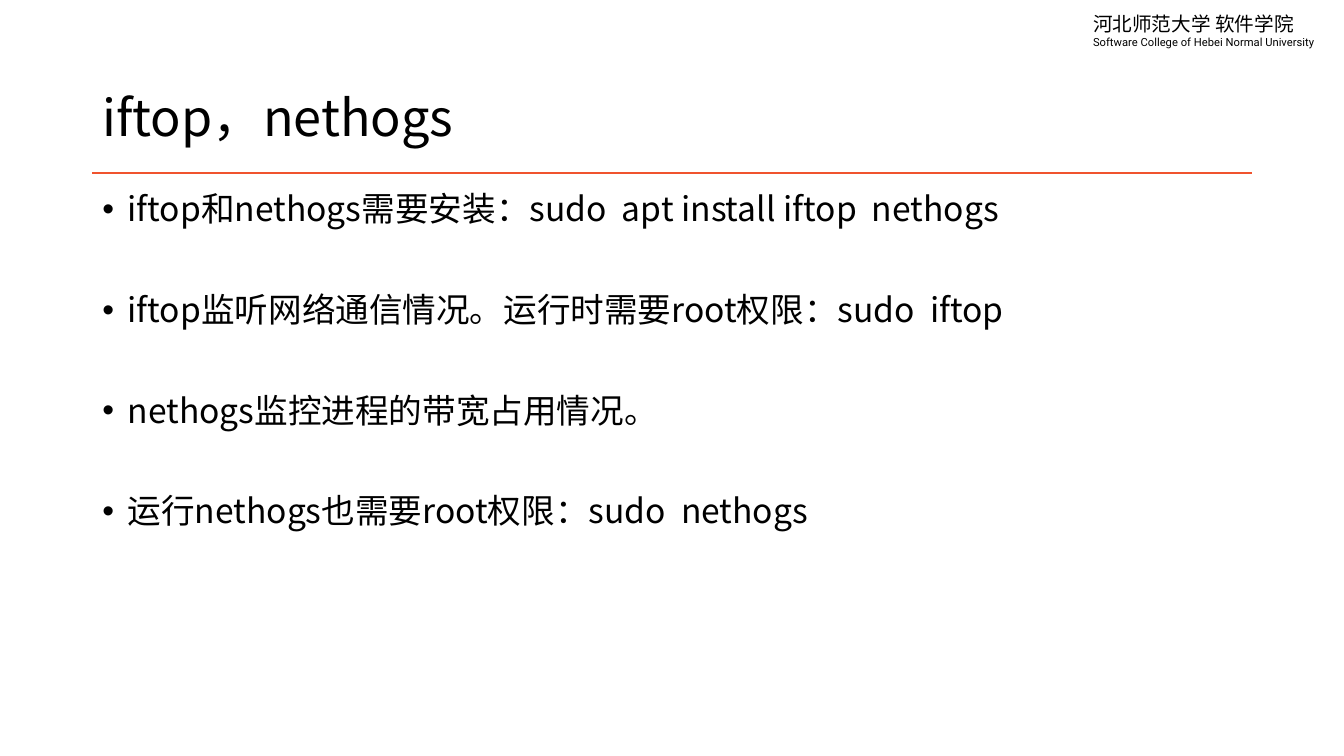
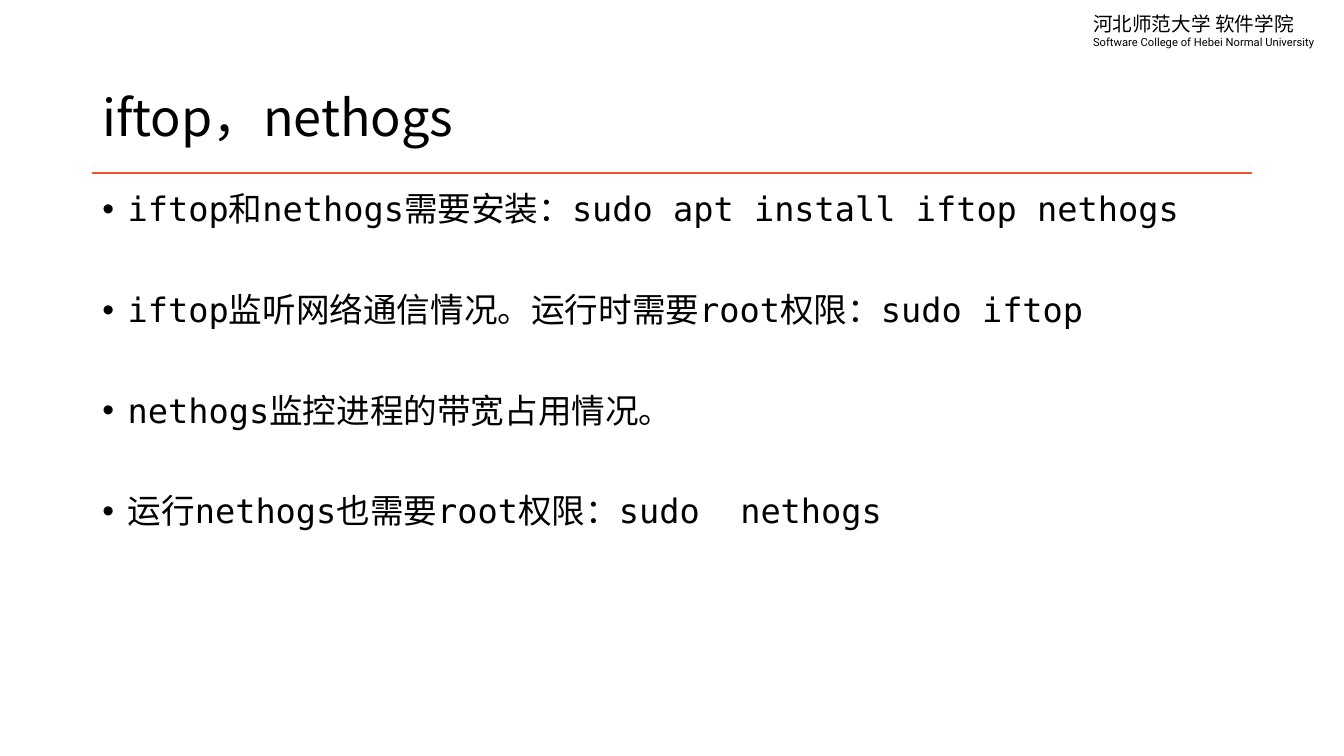
Before and after one commit to edu2act/course-linux-system, a slide deck: slide 6 of materials/slides/ch10-network.pptx. Drawn at 1344x756 pixels with LibreOffice and Linux fonts; fonts in the diff are those of the drawing. Boxes give left, top, right and bottom in pixels: in the first picture for what was removed or moved away, otherwise in the second. Text is boxed around its words. In the diff, an @@ line names an element or a change of style, - is before the commit and + after.

```diff
--- a/materials/slides/ch10-network.pptx
+++ b/materials/slides/ch10-network.pptx
@@ text "iftop和nethogs需要安装：sudo apt install iftop nethogs" at <box>128,194,1179,531</box>: font Noto Sans CJK SC to DejaVu Sans Mono @@
```
Also in this commit, not shown: 8 other slides changed, 5 slides added, 2 slides removed, 3 other files.
